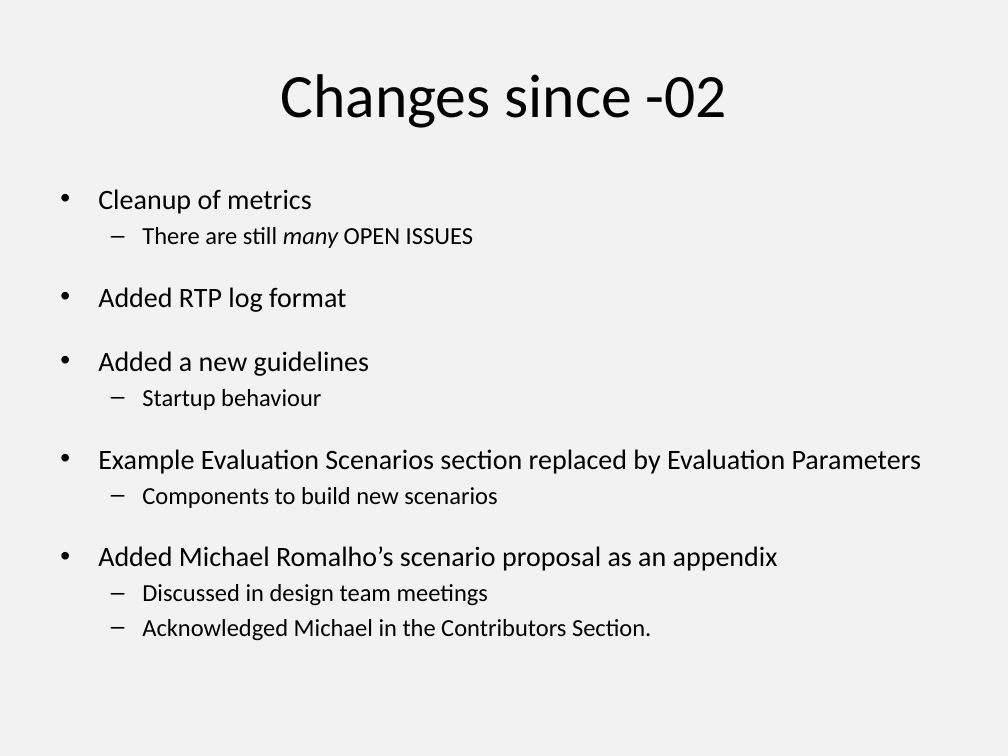
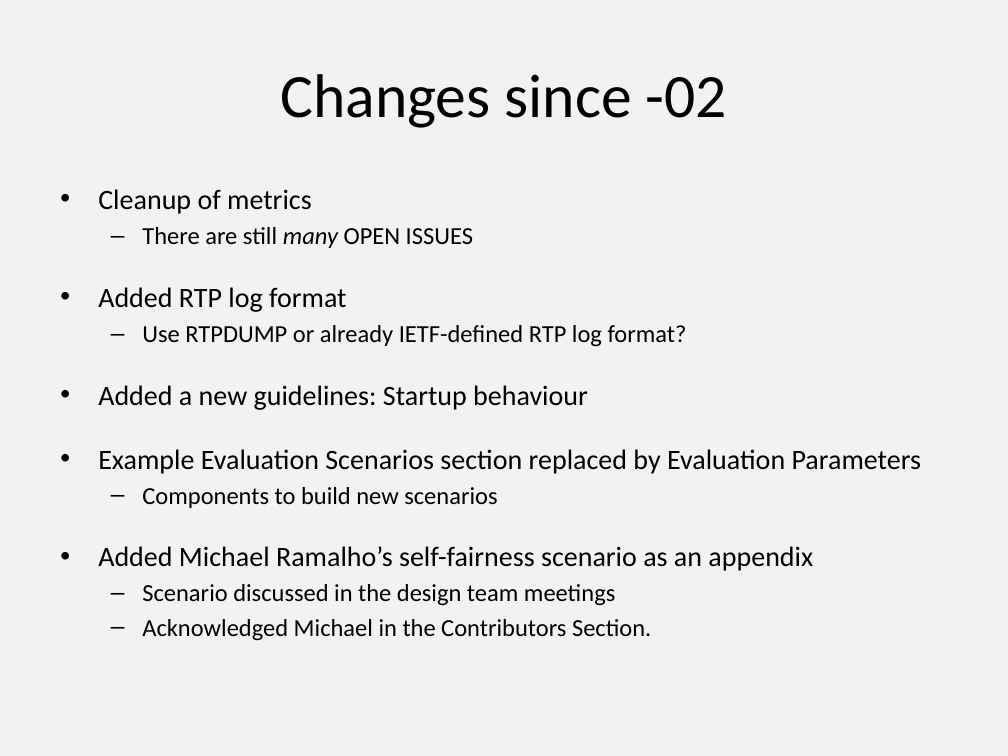
Before and after one commit to protocols-comnet/rmcat-eval-criteria, a slide deck: slide 2 of ppt-ietf87-rmcat-cc-eval-00.pptx. Drawn at 1008x756 pixels with LibreOffice and Linux fonts; fonts in the diff are those of the drawing. Boxes give left, top, right and bottom in pixels: in the first picture for what was removed or moved away, otherwise in the second. Text is boxed around its words. In the diff, an @@ line names an element or a change of style, - is before the commit and + after.

```diff
--- a/ppt-ietf87-rmcat-cc-eval-00.pptx
+++ b/ppt-ietf87-rmcat-cc-eval-00.pptx
@@ text at [98,325,687,410]: text changed; size 20 to 17.5 pt @@
-• Added a new guidelines
-  – Startup behaviour
+  – Use RTPDUMP or already IETF-defined RTP log format?
+• Added a new guidelines: Startup behaviour
@@ text at [98,546,813,606]: text changed @@
-• Added Michael Romalho’s scenario proposal as an appendix
-  – Discussed in design team meetings
+• Added Michael Ramalho’s self-fairness scenario as an appendix
+  – Scenario discussed in the design team meetings
```
Also in this commit, not shown: 5 other slides changed, 1 slide added, 1 other file.
